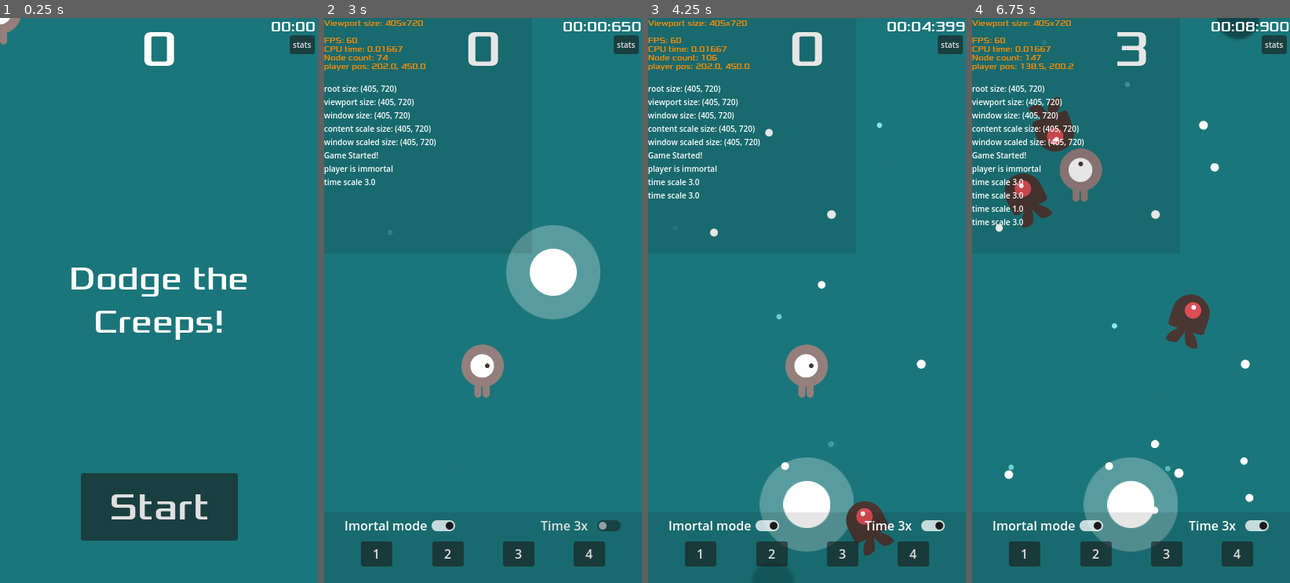
Above: before the commit, frames 1-4 (left to right).
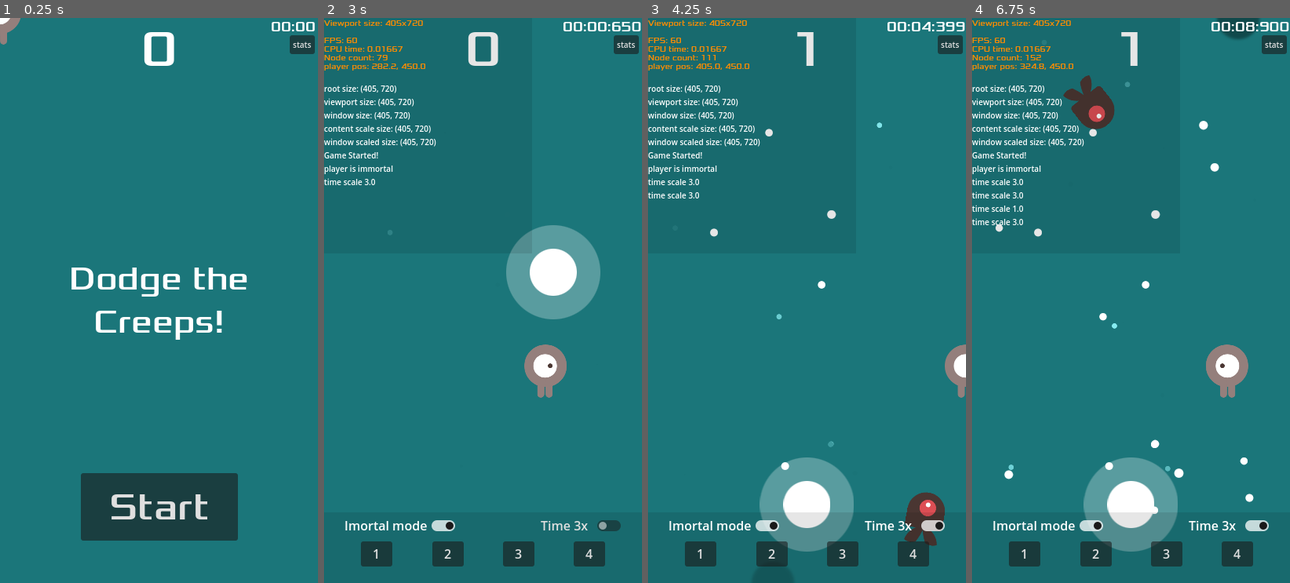
Above: after the commit, the same moments.

Repository: azevedoruan/DodgeTheCreeps
Game: Godot game, scene res://scenes/Main.tscn
Same seed, same stepped clock (60 frames per second), same inputs: the game is played once before the commit and once after it.
Inputs (mouse positions are in pixels of both pictures, inside the frame that each line leads up to):
- Up to frame 1 (0.25 s): no input
- Up to frame 2 (3 s): click "Start" at 0.5 s; click "stats" at 1.25 s; click "Imortal mode" at 2 s; move the mouse to (552, 272) at 2.77 s; hold Right (move_right) from 2.78 s (still down); tap T (time_scale) at 2.85 s; click (552, 272) at 2.92 s
- Up to frame 3 (4.25 s): release Right (move_right) at 3.5 s; click "Time 3x" at 3.5 s
- Up to frame 4 (6.75 s): drag from (1067, 328) to (1038, 232) at 4.27 s; move the mouse to (1162, 176) at 5.02 s; hold Right (move_right) 5.03-5.75 s; tap T (time_scale) at 5.1, 6.6 s; drag from (1115, 413) to (1092, 131) at 5.77 s; move the mouse to (1226, 385) at 6.52 s; hold Left (move_left) from 6.53 s (still down)

The runs differ from the first frame. In frame 2, 1.8% of the frame differs, in the area x 16-77%, y 6-68%; in frame 3, 3.4%; in frame 4, 5.6%, in the area x 10-88%, y 2-68%.

Commit message:
transferir para computador desktop

Diff:
--- a/scenes/Main.tscn
+++ b/scenes/Main.tscn
@@ -22,6 +22,9 @@
 [ext_resource type="Resource" uid="uid://cfjb5mmjtr6i3" path="res://resources/mob_event_third.tres" id="13_q2wx6"]
 [ext_resource type="Resource" uid="uid://dxxdyonrep8ne" path="res://resources/mob_event_fourth.tres" id="14_1epfv"]
 [ext_resource type="Resource" uid="uid://dj8bd4mokvca" path="res://resources/mob_event_fifth.tres" id="15_nl8hl"]
+[ext_resource type="Texture2D" uid="uid://cxo2he6r4dqsw" path="res://art/Margin_solida.png" id="19_hj66a"]
+
+[sub_resource type="Theme" id="Theme_xjx8x"]
 
 [node name="Main" type="Node"]
 script = ExtResource("1_ejntv")
@@ -60,22 +63,108 @@
 [node name="EventTimer" type="Timer" parent="."]
 wait_time = 20.0
 
-[node name="ColorRect" type="ColorRect" parent="."]
-anchors_preset = 15
-anchor_right = 1.0
-anchor_bottom = 1.0
+[node name="Container" type="Control" parent="."]
+layout_mode = 3
+anchors_preset = 8
+anchor_left = 0.5
+anchor_top = 0.5
+anchor_right = 0.5
+anchor_bottom = 0.5
+offset_left = -202.5
+offset_top = -360.0
+offset_right = 197.5
+offset_bottom = 360.0
 grow_horizontal = 2
 grow_vertical = 2
-color = Color(0.104427, 0.463137, 0.479078, 1)
+theme = SubResource("Theme_xjx8x")
 
-[node name="StartPosition" type="Marker2D" parent="."]
-position = Vector2(202, 450)
+[node name="Background" type="ColorRect" parent="Container"]
+layout_mode = 1
+anchors_preset = 8
+anchor_left = 0.5
+anchor_top = 0.5
+anchor_right = 0.5
+anchor_bottom = 0.5
+offset_left = -200.0
+offset_top = -360.0
+offset_right = 205.0
+offset_bottom = 360.0
+grow_horizontal = 2
+grow_vertical = 2
+color = Color(0.105882, 0.462745, 0.478431, 1)
+
+[node name="MarginTop" type="TextureRect" parent="Container"]
+visible = false
+layout_mode = 1
+anchors_preset = 5
+anchor_left = 0.5
+anchor_right = 0.5
+offset_left = -488.0
+offset_top = -176.0
+offset_right = 512.0
+offset_bottom = 64.0
+grow_horizontal = 2
+texture = ExtResource("19_hj66a")
+expand_mode = 1
+stretch_mode = 1
+
+[node name="MarginBottom" type="TextureRect" parent="Container"]
+visible = false
+layout_mode = 1
+anchors_preset = 5
+anchor_left = 0.5
+anchor_right = 0.5
+offset_left = -472.0
+offset_top = 662.0
+offset_right = 528.0
+offset_bottom = 902.0
+grow_horizontal = 2
+texture = ExtResource("19_hj66a")
+expand_mode = 1
+stretch_mode = 1
+flip_v = true
+
+[node name="MarginLeft" type="TextureRect" parent="Container"]
+visible = false
+layout_mode = 1
+anchors_preset = 5
+anchor_left = 0.5
+anchor_right = 0.5
+offset_left = -422.0
+offset_top = 860.0
+offset_right = 578.0
+offset_bottom = 1100.0
+grow_horizontal = 2
+rotation = -1.5708
+texture = ExtResource("19_hj66a")
+expand_mode = 1
+stretch_mode = 1
+
+[node name="MarginRigth" type="TextureRect" parent="Container"]
+visible = false
+layout_mode = 1
+anchors_preset = 5
+anchor_left = 0.5
+anchor_right = 0.5
+offset_left = 189.0
+offset_top = 860.0
+offset_right = 1189.0
+offset_bottom = 1100.0
+grow_horizontal = 2
+rotation = -1.5708
+texture = ExtResource("19_hj66a")
+expand_mode = 1
+stretch_mode = 1
+flip_v = true
 
 [node name="BubbleHandler" parent="." instance=ExtResource("12_2p1r6")]
 z_index = 0
 
 [node name="Player" parent="." node_paths=PackedStringArray("joystick_handler") instance=ExtResource("3_4njg7")]
 joystick_handler = NodePath("../JoyStickHandler")
+
+[node name="StartPosition" type="Marker2D" parent="."]
+position = Vector2(202, 450)
 
 [node name="HUD" parent="." instance=ExtResource("4_44pns")]
 
--- a/scripts/Main.gd
+++ b/scripts/Main.gd
@@ -78,6 +78,7 @@
 	hud.show_message("Get Ready")
 	$Music.play()
 	MyUtility.print_message_log("Game Started!")
+	#$Container/BubbleHandler.reset_bubblers()
 	$BubbleHandler.reset_bubbles()
 	mobs_event_handler.restart_events()
 
--- a/scripts/Player.gd
+++ b/scripts/Player.gd
@@ -16,7 +16,8 @@
 
 
 func _process(delta):
-	var velocity: Vector2 = joystick_handler.direction
+	#var velocity: Vector2 = joystick_handler.direction
+	var velocity: Vector2 = _move_by_keyboard()
 
 	if velocity.length() > 0:
 		$AnimatedSprite2D.play()
--- /dev/null
+++ b/scripts/tests/ScreenScalingHandler.gd
@@ -0,0 +1,8 @@
+class_name ScreenScalingHandler
+extends MarginContainer
+
+func _ready() -> void:
+	add_theme_constant_override("margin_top", 60)
+	add_theme_constant_override("margin_bottom", 30)
+	add_theme_constant_override("margin_left", 12)
+	add_theme_constant_override("margin_right", 12)
Binary file added: art/Margin.png
Not shown, added: art/Margin.png.import
Binary file added: art/Margin_solida.png
Not shown, added: art/Margin_solida.png.import
Not shown: 1 places in scenes/Main.tscn that only renumber resources
